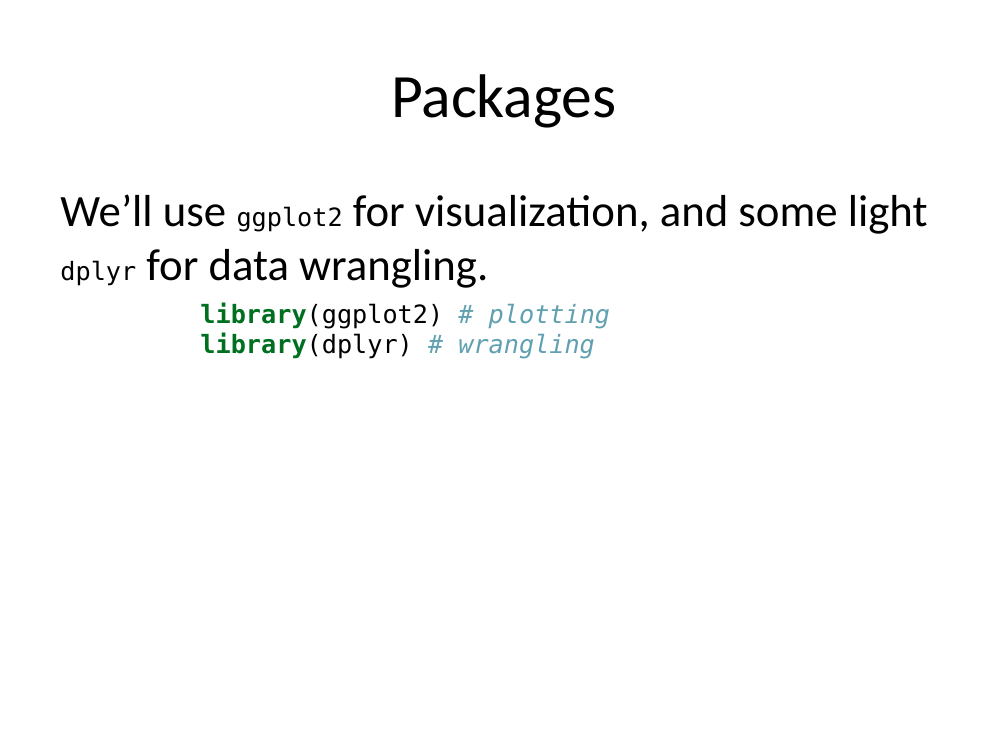
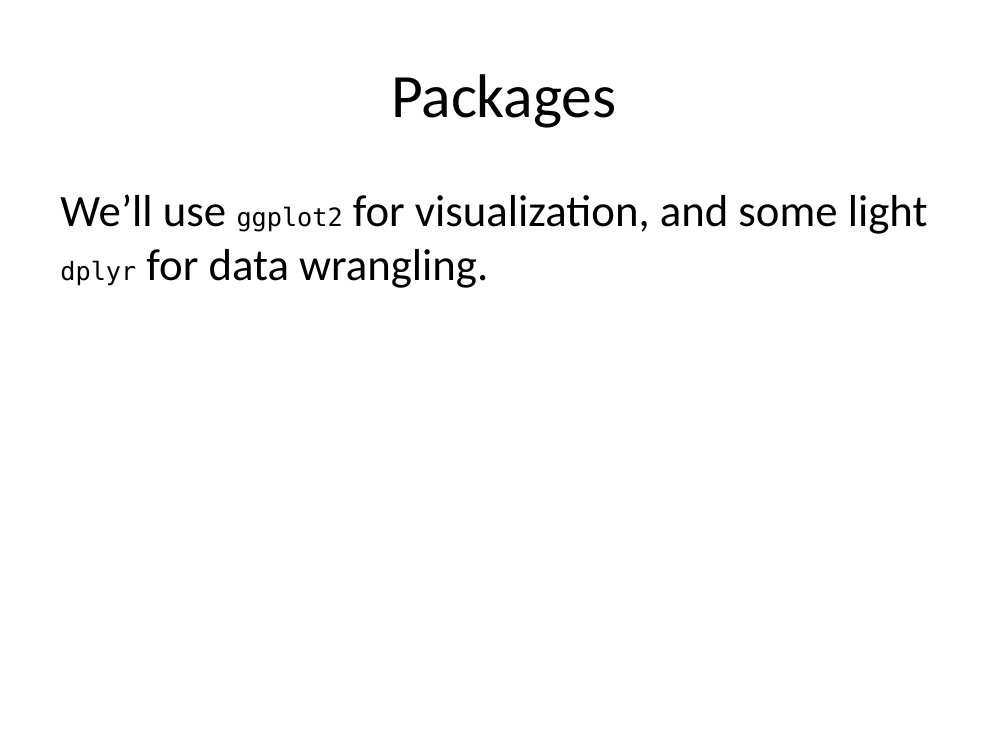
Before and after one commit to apreshill/rmd-render-factory, a slide deck: slide 2 of gallery/outputs/slides/powerpoint_presentation.pptx. Drawn at 1008x756 pixels with LibreOffice and Linux fonts; fonts in the diff are those of the drawing. Boxes give left, top, right and bottom in pixels: in the first picture for what was removed or moved away, otherwise in the second. Text is boxed around its words. In the diff, an @@ line names an element or a change of style, - is before the commit and + after.

```diff
--- a/gallery/outputs/slides/powerpoint_presentation.pptx
+++ b/gallery/outputs/slides/powerpoint_presentation.pptx
@@ text at [200,302,610,359]: paragraph removed @@
-library(ggplot2) # plotting
-library(dplyr) # wrangling
```
Also in this commit, not shown: 5 other slides changed, 1 slide added, 4 slides removed, 20 other files.
